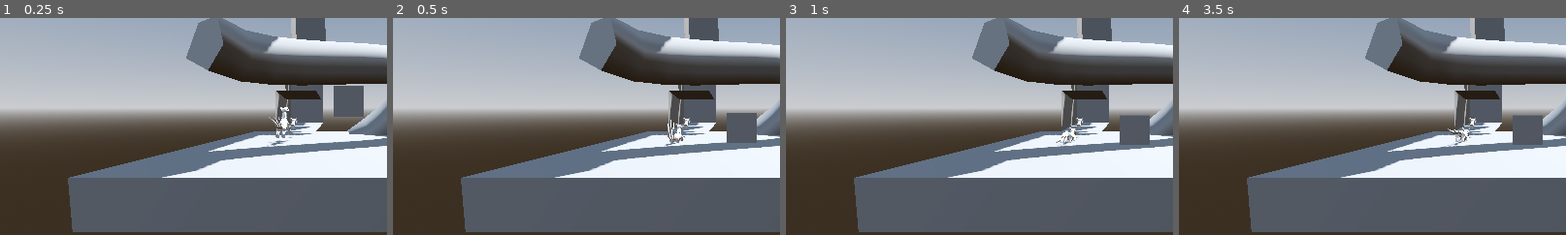
Above: before the commit, frames 1-4 (left to right).
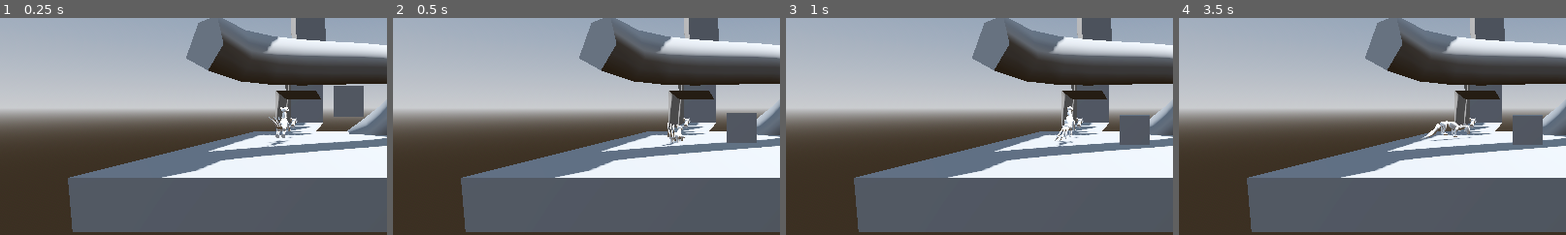
Above: after the commit, the same moments.

Repository: CE-Studio/floppingfluffs
Game: Godot game, scene res://node_3d.tscn
Two runs of this game, one before a commit and one after it. Both use one fixed random seed, a clock stepped at 60 frames per second and the inputs below.
Inputs (mouse positions are % of the whole screen's width and height, from its top left):
- Up to frame 1 (0.25 s): no input
- Up to frame 2 (0.5 s): no input
- Up to frame 3 (1 s): move the mouse to (72, 45) at 0.52 s; click (72, 45) at 0.6 s
- Up to frame 4 (3.5 s): tap Enter at 1.25 s; move the mouse to (30, 55) at 1.27 s; tap Mouse wheel up (zoom_in) at 1.35 s; click (30, 55) at 1.42 s; move the mouse to (60, 28) at 2.02 s; tap Mouse wheel down (zoom_out) at 2.1 s; click (60, 28) at 2.17 s; tap Space at 2.75 s; move the mouse to (45, 70) at 2.77 s; click (45, 70) at 2.85 s
The pictures show only the part of the screen within x 5-55%, y 24-73%; the shares and areas given below are measured in that part.

Frame 1 is identical in both runs. In frame 2, 0.2% of the frame differs, in the area x 69-76%, y 46-59%; in frame 3, 0.4%; in frame 4, 0.6%, in the area x 62-76%, y 47-60%.

Commit message:
kerf bounce

Diff:
--- a/node_3d.tscn
+++ b/node_3d.tscn
@@ -37,6 +37,7 @@
 
 [node name="CSGBox3D" type="CSGBox3D" parent="."]
 use_collision = true
+collision_layer = 5
 size = Vector3(10, 1, 10)
 
 [node name="PlayerCamera" parent="." instance=ExtResource("1_a202f")]
--- a/parts/kerf.tscn
+++ b/parts/kerf.tscn
@@ -1,8 +1,9 @@
-[gd_scene load_steps=8 format=3 uid="uid://y7pjq5topdi8"]
+[gd_scene load_steps=9 format=3 uid="uid://y7pjq5topdi8"]
 
 [ext_resource type="Script" uid="uid://dr5qpgp623vtn" path="res://parts/kerfzel.gd" id="1_j8y7j"]
 [ext_resource type="PackedScene" uid="uid://ta0q78l0u8yn" path="res://models/kerfbody.tscn" id="2_yvu7o"]
 [ext_resource type="PackedScene" uid="uid://bgsmpeum0ua8l" path="res://models/kerfpelvis.tscn" id="3_yvu7o"]
+[ext_resource type="Script" uid="uid://dlh823jfvksyx" path="res://parts/ray_cast_3d.gd" id="4_gf8oa"]
 
 [sub_resource type="CapsuleShape3D" id="CapsuleShape3D_yvu7o"]
 radius = 0.155644
@@ -25,8 +26,14 @@
 [node name="kerfbody" parent="." instance=ExtResource("2_yvu7o")]
 transform = Transform3D(1, 0, 0, 0, 1, 0, 0, 0, 1, 0, 0, -0.101046)
 
+[node name="BoneAttachment3D" parent="kerfbody/Armature/Skeleton3D" index="2"]
+transform = Transform3D(1, 6.71603e-14, 1.1044e-13, -1.34136e-13, 0.347315, 0.937749, 4.48609e-14, -0.937749, 0.347315, 5.7019e-15, 0.00466477, -0.183997)
+
 [node name="kerfpelvis" parent="." instance=ExtResource("3_yvu7o")]
 transform = Transform3D(1, 0, 0, 0, 1, 0, 0, 0, 1, 0, 0.0131068, 0.0538832)
+
+[node name="BoneAttachment3D" parent="kerfpelvis/Armature_003/Skeleton3D" index="2"]
+transform = Transform3D(1, -4.12393e-18, 4.44051e-16, 4.44051e-16, 0.0185725, -0.999827, -4.12393e-18, 0.999827, 0.0185725, 0, 0.00162143, 0)
 
 [node name="CollisionShape3D" type="CollisionShape3D" parent="."]
 transform = Transform3D(1, 0, 0, 0, -4.37114e-08, 1, 0, -1, -4.37114e-08, 0, 0.00291263, -0.0972004)
@@ -217,5 +224,11 @@
 transform = Transform3D(0.965926, 0.258267, -0.016896, 0.255589, -0.962117, -0.0948975, -0.0407648, 0.0873455, -0.995344, 0, -0.16428, -0.0238901)
 shape = SubResource("CapsuleShape3D_f4x5c")
 
+[node name="RayCast3D" type="RayCast3D" parent="."]
+top_level = true
+target_position = Vector3(0, -0.5, 0)
+collision_mask = 4
+script = ExtResource("4_gf8oa")
+
 [editable path="kerfbody"]
 [editable path="kerfpelvis"]
--- /dev/null
+++ b/parts/ray_cast_3d.gd
@@ -0,0 +1,10 @@
+extends RayCast3D
+
+
+@onready var kerf: Kerfzel = $".."
+
+
+func _physics_process(delta: float) -> void:
+	position = kerf.global_position
+	if is_colliding():
+		kerf.apply_central_force(Vector3.UP * 20)
Not shown, added: parts/ray_cast_3d.gd.uid
Not shown: 1 places in pipe.tscn that only renumber resources
